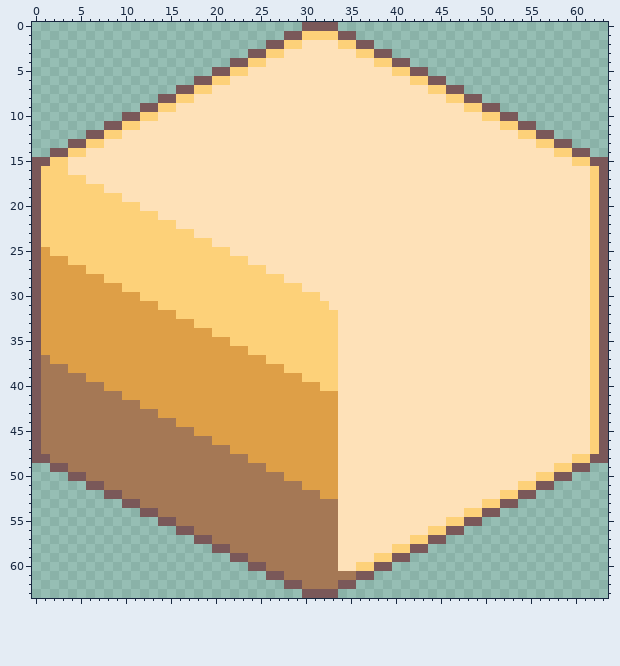
One commit to this pixel-art sprite: Assets/Sand.png. That is the earlier state.
The file is 64x64 pixels.
After the commit:
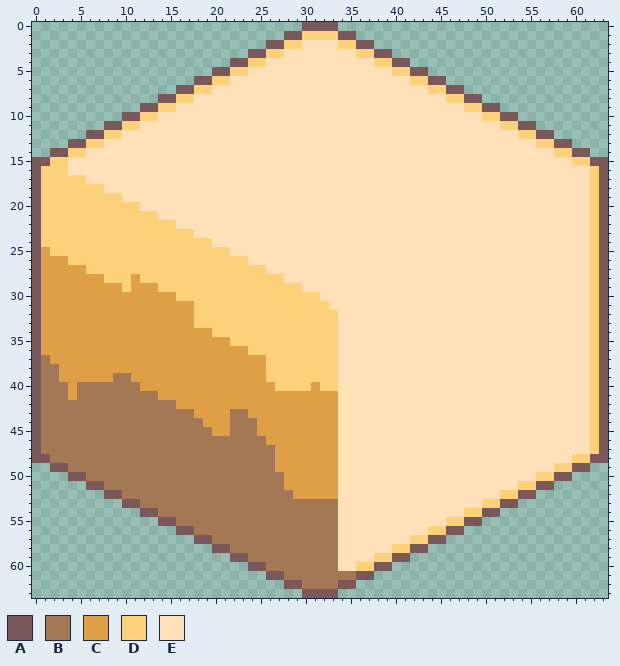
Palette (. is transparent): A #7a5859  B #a57855  C #de9f47  D #fdd179  E #fee1b8
Change:
{"y":28,"x":11,"old":"D","new":"C"}
{"y":29,"x":11,"old":"DDD","new":"CCC"}
{"y":30,"x":12,"old":"DDDD","new":"CCCC"}
{"y":31,"x":14,"old":"DDDD","new":"CCCC"}
{"y":32,"x":16,"old":"DD","new":"CC"}
{"y":38,"x":3,"old":"B","new":"C"}
{"y":38,"x":26,"old":"CC","new":"DD"}
{"y":39,"x":3,"old":"BBB","new":"CCC"}
{"y":39,"x":9,"old":"CC","new":"BB"}
{"y":39,"x":26,"old":"CCCC","new":"DDDD"}
{"y":40,"x":4,"old":"B","new":"C"}
{"y":40,"x":8,"old":"CCCC","new":"BBBB"}
{"y":40,"x":27,"old":"CCCC","new":"DDDD"}
{"y":41,"x":4,"old":"B","new":"C"}
{"y":41,"x":10,"old":"CCCC","new":"BBBB"}
{"y":42,"x":12,"old":"CCCC","new":"BBBB"}
{"y":43,"x":14,"old":"CCCC","new":"BBBB"}
{"y":43,"x":22,"old":"CC","new":"BB"}
{"y":44,"x":16,"old":"CCC","new":"BBB"}
{"y":44,"x":22,"old":"CCC","new":"BBB"}
{"y":45,"x":18,"old":"CC","new":"BB"}
{"y":45,"x":22,"old":"CCC","new":"BBB"}
{"y":46,"x":20,"old":"CCCCCC","new":"BBBBBB"}
{"y":47,"x":22,"old":"CCCCC","new":"BBBBB"}
{"y":48,"x":24,"old":"CCC","new":"BBB"}
{"y":49,"x":26,"old":"C","new":"B"}
{"y":51,"x":28,"old":"BB","new":"CC"}
{"y":52,"x":29,"old":"BBB","new":"CCC"}
{"label":"changed","picture_box":[131,274,194,319]}
{"label":"changed","picture_box":[59,364,320,499]}
